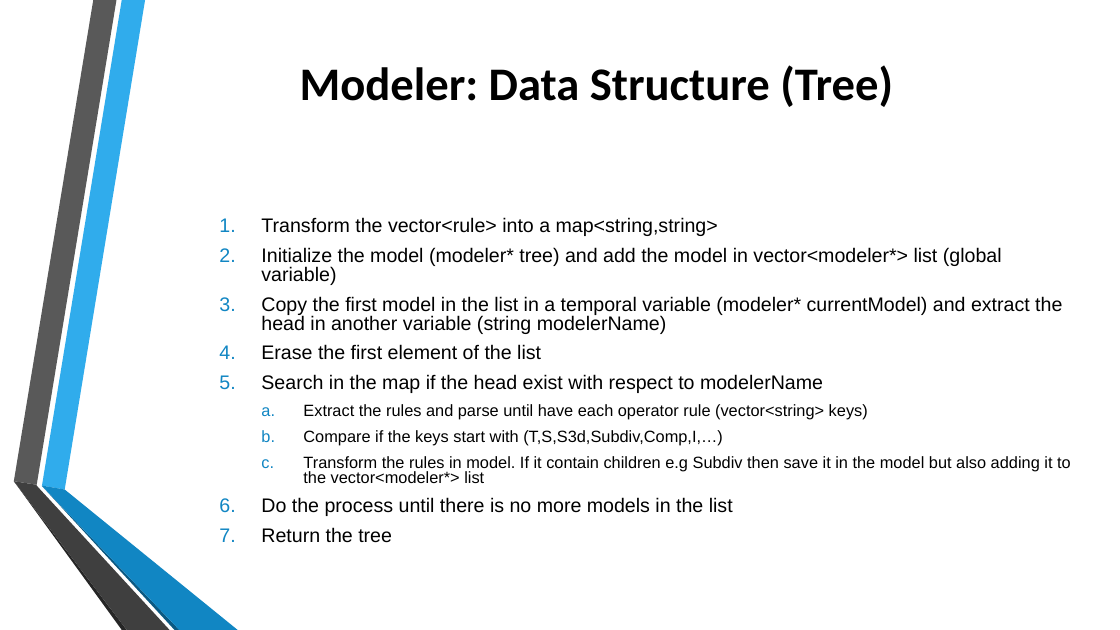
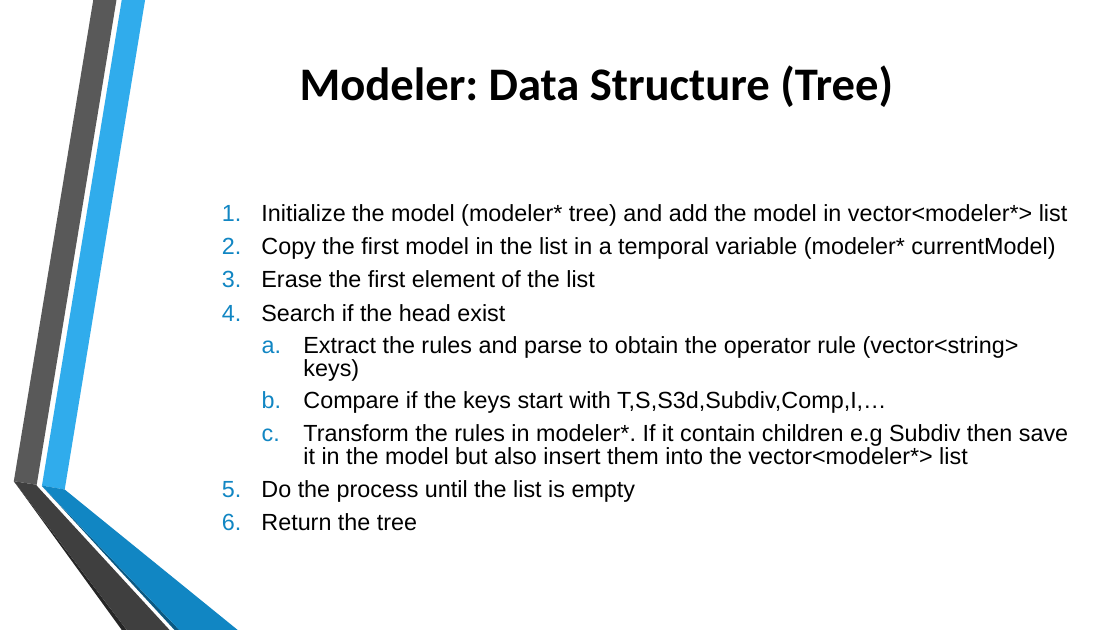
Before and after one commit to jtrillos/ProceduralModelingProject, a slide deck: slide 15 of Final Presentation.pptx. Drawn at 1120x630 pixels with LibreOffice and Linux fonts; fonts in the diff are those of the drawing; background and template pictures are left out. Boxes give left, top, right and bottom in pixels: in the first picture for what was removed or moved away, otherwise in the second. Text is boxed around its words. In the diff, an @@ line names an element or a change of style, - is before the commit and + after.

Commit message:
adding final presentation pptx and pdf

```diff
--- a/Final Presentation.pptx
+++ b/Final Presentation.pptx
@@ text at <box>261,204,1068,259</box>: text changed; size 16.8 to 20 pt @@
-1. Transform the vector<rule> into a map<string,string>
-2. Initialize the model (modeler* tree) and add the model in vector<modeler*> list (global variable)
-3. Copy the first model in the list in a temporal variable (modeler* currentModel) and extract the head in another variable (string modelerName)
+1. Initialize the model (modeler* tree) and add the model in vector<modeler*> list
+2. Copy the first model in the list in a temporal variable (modeler* currentModel)
@@ text at <box>261,270,595,531</box>: size 16.8 to 20 pt in "Erase the first element of the list", "Return the tree"; indent changed @@
@@ text at <box>261,304,1068,502</box>: text changed; size 14 to 20 pt @@
-5. Search in the map if the head exist with respect to modelerName
-  a. Extract the rules and parse until have each operator rule (vector<string> keys)
-  b. Compare if the keys start with (T,S,S3d,Subdiv,Comp,I,…)
-  c. Transform the rules in model. If it contain children e.g Subdiv then save it in the model but also adding it to the vector<modeler*> list
-6. Do the process until there is no more models in the list
+4. Search if the head exist
+  a. Extract the rules and parse to obtain the operator rule (vector<string> keys)
+  b. Compare if the keys start with T,S,S3d,Subdiv,Comp,I,…
+  c. Transform the rules in modeler*. If it contain children e.g Subdiv then save it in the model but also insert them into the vector<modeler*> list
+5. Do the process until the list is empty
```
Also in this commit, not shown: 7 other slides changed, 1 other file.
